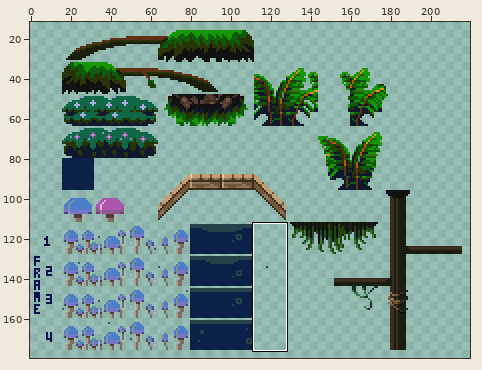
Sprite sheet: assets/tilemaps/SheetA.png. Above, an overview of the earlier version with the close-up marked.
Close-up. Old version:
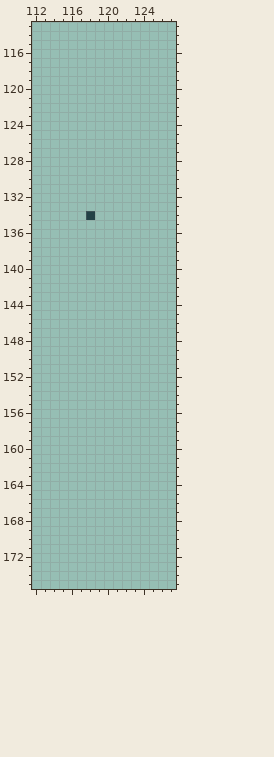
The file is 224x192 pixels. Colours within 5 levels of each other are drawn and written as one. Shown: x 112..127, y 113..175. The wide view leaves out empty margins.
After:
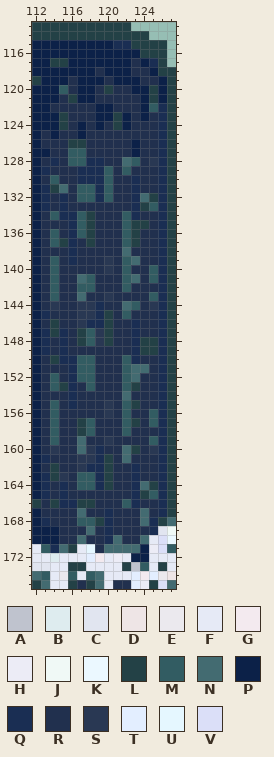
Palette (. is transparent): A #bfc3ce  B #deecef  C #e1e5f0  D #eee5e6  E #ebe9ee  F #e6eaf6  G #f3eaef  H #ececf6  J #f0f9f6  K #ebf8ff  L #234146  M #325c62  N #436b71  P #0c2148  Q #1a2e53  R #21304e  S #293853  T #e3eeff  U #e5f7ff  V #dbdff8
The edit:
y 113: x 112..122 ........... -> LLLLLLLLLLL
y 114: x 112..124 ............. -> LLLLLLLLLLLLL
y 115: x 112..126 ............... -> PPPPPPPPPQQLLLL
y 116: x 112..126 ............... -> PPPPPPPPPPPPLLL
y 117: x 112..126 ............... -> PPLLPPPPPPPRPQL
y 118: x 112..127 ................ -> PPPPPPPRPPPRRPLL
y 119: x 112..127 ................ -> LPPPRPPPRPPPRRPL
y 120: x 112..127 ................ -> PPPMRPPRLRRPPLPL
y 121: x 112..127 ................ -> PPPRLPPRRRRRPLPL
y 122: x 112..127 ................ -> PPRRRRRPPRRRPMQL
y 123: x 112..127 ................ -> PPPLRRRPPLPRPRQL
y 124: x 112..127 ................ -> PPPLRPRPRLPRRRQL
y 125: x 112..127 ................ -> PRPRRPRRRRRRRRQL
y 126: x 112..127 ................ -> PRRRLLRRRRRPRRQL
y 127: x 112..127 ................ -> PPRRMMRRRRRPRRQL
y 128: x 112..127 ................ -> PRQRMMQQRRNMRSQL
y 129: x 112..127 ................ -> PQRRRQQQMRMRRRQL
y 130: x 112..127 ................ -> PRMRRQQQMRRQRRQL
y 131: x 112..127 ................ -> PQLNRMMQMRRQRRQL
y 132: x 112..127 ................ -> PQRQRMMQMRRQNLQL
y 133: x 112..127 ................ -> PQRQRRRRRRRQLMQL
y 134: x 112..117 ...... -> PRMQQM; x 119..127 ......... -> RRRMQRRQL
y 135: x 112..127 ................ -> PRRRQMLRRRMLLRQL
y 136: x 112..127 ................ -> PRMRQMLRRRMLRRQL
y 137: x 112..127 ................ -> PRMLQRLRRRMLRRQL
y 138: x 112..127 ................ -> PRRRQRRRRRNRRRQL
y 139: x 112..127 ................ -> PRMRQRRRSRMNRRQL
y 140: x 112..127 ................ -> PRMRRRRRSRMRRMQL
y 141: x 112..127 ................ -> PRMRRNMRRRMNRMQL
y 142: x 112..127 ................ -> PRMRRMMRRRMRRRQL
y 143: x 112..127 ................ -> PRMRRNRRSRRRRMQL
y 144: x 112..127 ................ -> PRSRRSSQRRNMRSQL
y 145: x 112..127 ................ -> PQRRRSSQLRMRRRQL
y 146: x 112..127 ................ -> PRLRRSQQLRRQRRQL
y 147: x 112..127 ................ -> PQLQRLMSLRRQRRQL
y 148: x 112..127 ................ -> PQRQRLMSLRRQLLQL
y 149: x 112..127 ................ -> PQRQRRRRRRRQLLQL
y 150: x 112..127 ................ -> PRLQQMMRRRMQRRQL
y 151: x 112..127 ................ -> PRRRQMMRRRMNNRQL
y 152: x 112..127 ................ -> PRMRQMMRRRMNRRQL
y 153: x 112..127 ................ -> PRMLQRMRRRMLRRQL
y 154: x 112..127 ................ -> PRRRQRRRRRNRRRQL
y 155: x 112..127 ................ -> PRMRQRRRSRMLRRQL
y 156: x 112..127 ................ -> PRMRRRRRSRMRRMQL
y 157: x 112..127 ................ -> PRMRRLMRRRMLRMQL
y 158: x 112..127 ................ -> PRMRRLMRRRMRRRQL
y 159: x 112..127 ................ -> PRMRRNRRSRRRRMQL
y 160: x 112..127 ................ -> PRSRRNSQRRNLRSQL
y 161: x 112..127 ................ -> PQRRRSSQLRNRRRQL
y 162: x 112..127 ................ -> PRLRRSQQLRRQRRQL
y 163: x 112..127 ................ -> PQLSRMMQLRRQRRQL
y 164: x 112..127 ................ -> PQRQRMMQLRRQNLQL
y 165: x 112..127 ................ -> PQRQRRRRRRRQLMQL
y 166: x 112..127 ................ -> LRLQQLLRRRMQRRQL
y 167: x 112..127 ................ -> PRRRRNRRQRRRNRQL
y 168: x 112..127 ................ -> PQRRRMMLQRRRNQLN
y 169: x 112..127 ................ -> PPPRRRNRQRRRRQCJ
y 170: x 112..127 ................ -> PPPRRNRRQNRRNFVK
y 171: x 112..127 ................ -> FMQNLFURNNNNPHVM
y 172: x 112..127 ................ -> FFBFFFTGFHFPPFFF
y 173: x 112..127 ................ -> CCFFLLFFFFLAMFLF
y 174: x 112..127 ................ -> NMFEMFMNFFFTGTED
y 175: x 112..127 ................ -> LNFFLRLNFRRTHLVN
Boxes around the changes in both close-ups, in picture pixels (x1, y1, x2, y2):
added: (32, 22, 176, 589)
